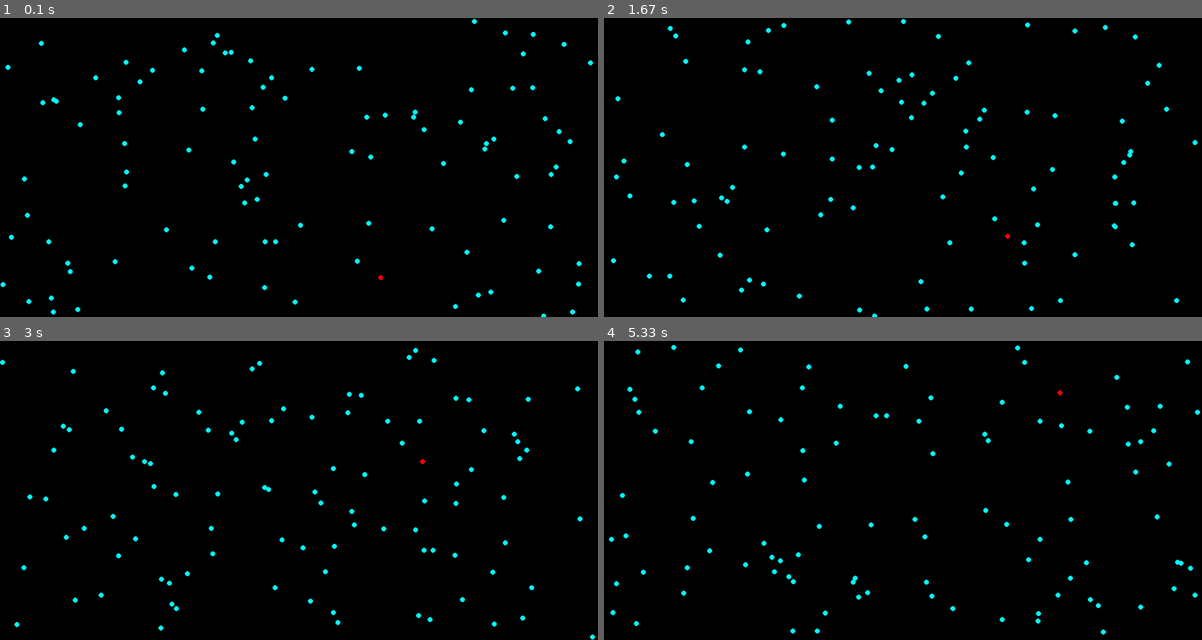
Above: before the commit, frames 1-4 (two rows, left to right).
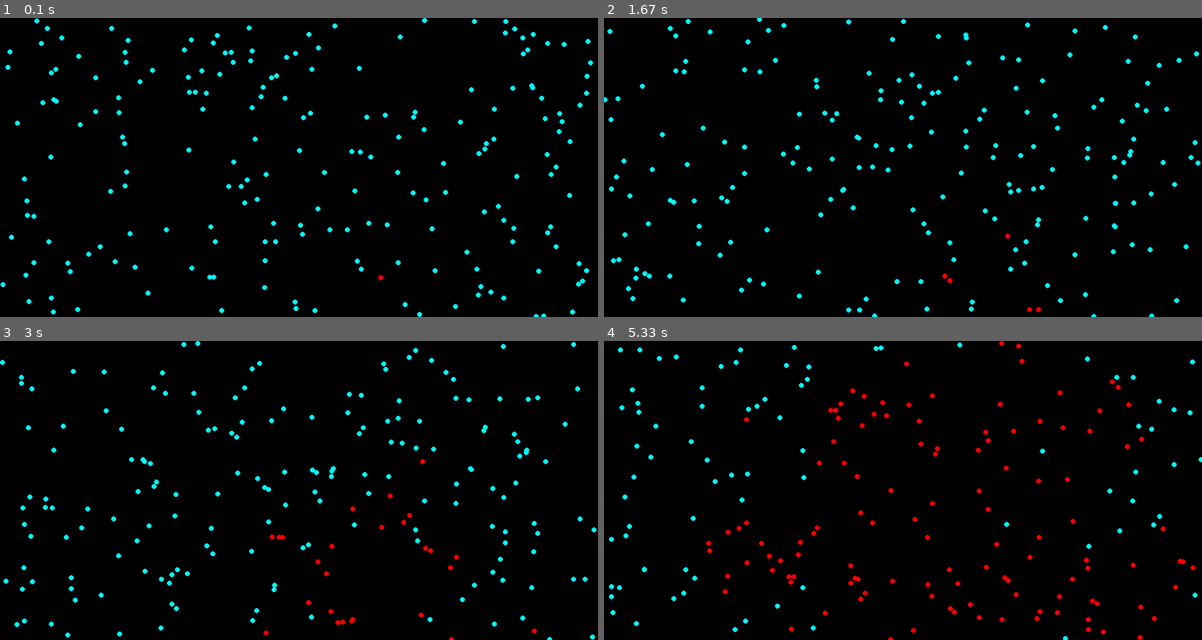
Above: after the commit, the same moments.

Repository: brendoser/Boids
Game: pygame game, started from herdimmu.py
Same seed, same stepped clock (60 frames per second), same inputs: the game is played once before the commit and once after it.
Inputs:
- Up to frame 1 (0.1 s): no input
- Up to frame 2 (1.67 s): no input
- Up to frame 3 (3 s): no input
- Up to frame 4 (5.33 s): no input

The runs differ from the first frame. In frame 1, 1.3% of the frame differs, in the area x 1-99%, y 0-100%; in frame 2, 1.3%; in frame 3, 1.7%; in frame 4, 2.9%, in the area x 0-100%, y 0-100%.

Commit message:
Very basic version of final code One boid starts sick Boids infect other boids Boids do not heal, no immunity

Diff:
--- a/herdimmu.py
+++ b/herdimmu.py
@@ -12,41 +12,43 @@
     K_SPACE,
     KEYDOWN,
 )
-from random import seed
 from random import random
 
 # Settings (to be put in config file or smth later)
 SCREEN_WIDTH = 1200
 SCREEN_HEIGHT = 600
 FRAMERATE = 30
-BOID_COUNT = 100
+
+# Basic Simulation Settings
+BOID_COUNT = 200
 INFEC_RAD = 20 # Infectious Radius
+BOID_SIZE = 5
+BOID_SPEED = 5
 
+# Color Scheme
 color_sick = (255, 0, 0)
 color_well = (0, 255, 255)
 
-#seed(1)
-
+# This class stores health information on individuals
 class attr():
     def __init__(self):
         self.sick = 0
 
+# This class stores information for a single boid
 class Boid():
     def __init__(self, size, speed):
-        super(Boid, self).__init__()
         self.size = size
-        self.color = color_well # (random()*255, random()*255, random()*255)
+        self.color = color_well
         # Pick random position
         self.pos = np.array([0, 0], dtype=float)
         self.pos[0] = random() * (SCREEN_WIDTH - size) + size
         self.pos[1] = random() * (SCREEN_HEIGHT - size) + size
-        # Pick random speed
+        # Pick random direction
         self.vel = np.array([0,0], dtype=float)
         direction = random() * 2 * np.pi
-        print(direction)
         self.vel[0] = np.cos(direction) * speed
         self.vel[1] = np.sin(direction) * speed
-        # Attributes
+        # Health Attributes
         self.attr = attr()
 
 
@@ -65,19 +67,38 @@
     def draw(self, screen):
         pg.draw.circle(screen, self.color, self.pos, self.size)
 
+    def check_sick(self, sick_boiz):
+        # Look for nearby boids that are sick, return 1 if they are within range
+        close = 0
+        for sick_boi in sick_boiz:
+            # Do rough check using simple math
+            if abs(self.pos[0] - sick_boi.pos[0]) < INFEC_RAD:
+                if abs(self.pos[1] - sick_boi.pos[1]) < INFEC_RAD:
+
+                    # Do more complex check
+                    x_dist = abs(self.pos[0] - sick_boi.pos[0])
+                    y_dist = abs(self.pos[1] - sick_boi.pos[1])
+                    if (pow(x_dist, 2) + pow(y_dist, 2)) < pow(INFEC_RAD, 2):
+                        self.attr.sick = 1
+                        close = 1
+        return close
+
 def main():
     # Initialize and create drawing window
     pg.init()
     screen = pg.display.set_mode([SCREEN_WIDTH, SCREEN_HEIGHT])
     clock = pg.time.Clock()
 
-    boiz = []
+    # Create boid groups
+    healthy_boiz = []
     for i in range(BOID_COUNT):
-        boiz.append(Boid(5, 5))
+        healthy_boiz.append(Boid(5, 5))
 
-    boiz[0].attr.sick = 1
+    sick_boiz = []
+    sick_boiz.append(healthy_boiz[0])
+    healthy_boiz.pop(0)
+    sick_boiz[0].attr.sick = 1
 
-    # Run until the game ends
     running = 1
     while running:
         # Look at every event in the queue
@@ -88,12 +109,24 @@
                 if event.key == K_ESCAPE:
                     running = False
 
-        for boi in boiz:
+        # Draw blank screen
+        screen.fill(0)
+
+        # Update and draw healthy boids
+        for i, boi in enumerate(healthy_boiz):
             boi.update()
 
-        screen.fill(0)
+            # This check compares each healthy boid to all sick boids
+            near = boi.check_sick(sick_boiz)
+            if near == 1:
+                sick_boiz.append(boi)
+                healthy_boiz.pop(i)
+            else:
+                boi.draw(screen)
 
-        for boi in boiz:
+        # Update and draw sick boids
+        for boi in sick_boiz:
+            boi.update()
             boi.draw(screen)
 
         pg.display.flip()
